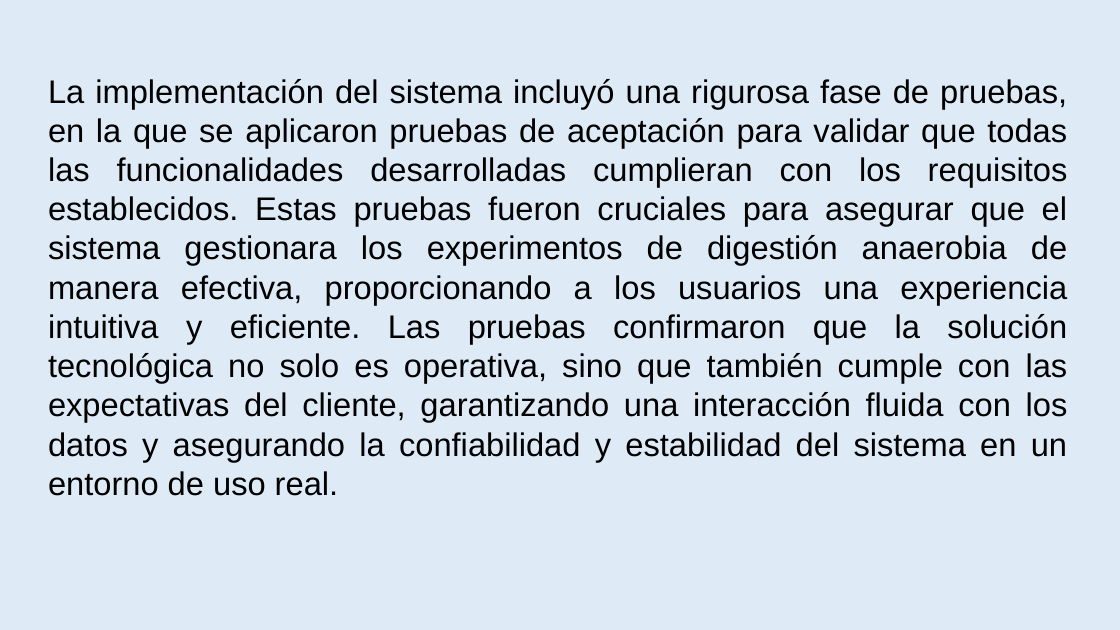
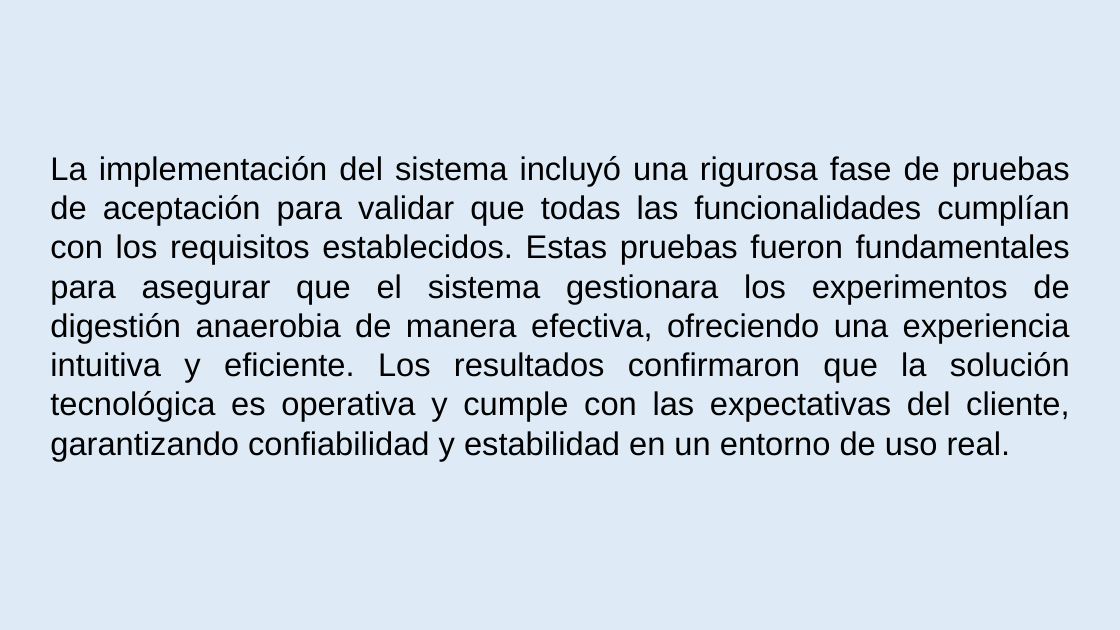
Before and after one commit to amypadron/prower_tesis, a slide deck: slide 45 of Digestión anaerobía.Original.pptx. Drawn at 1120x630 pixels with LibreOffice and Linux fonts; fonts in the diff are those of the drawing. Boxes give left, top, right and bottom in pixels: in the first picture for what was removed or moved away, otherwise in the second. Text is boxed around its words. In the diff, an @@ line names an element or a change of style, - is before the commit and + after.

```diff
--- a/Digestión anaerobía.Original.pptx
+++ b/Digestión anaerobía.Original.pptx
@@ text at (50, 156, 1070, 460): text changed @@
-La implementación del sistema incluyó una rigurosa fase de pruebas, en la que se aplicaron pruebas de aceptación para validar que todas las funcionalidades desarrolladas cumplieran con los requisitos establecidos. Estas pruebas fueron cruciales para asegurar que el sistema gestionara los experimentos de digestión anaerobia de manera efectiva, proporcionando a los usuarios una experiencia intuitiva y eficiente. Las pruebas confirmaron que la solución tecnológica no solo es operativa, sino que también cumple con las expectativas del cliente, garantizando una interacción fluida con los datos y asegurando la confiabilidad y estabilidad del sistema en un entorno de uso real.
+La implementación del sistema incluyó una rigurosa fase de pruebas de aceptación para validar que todas las funcionalidades cumplían con los requisitos establecidos. Estas pruebas fueron fundamentales para asegurar que el sistema gestionara los experimentos de digestión anaerobia de manera efectiva, ofreciendo una experiencia intuitiva y eficiente. Los resultados confirmaron que la solución tecnológica es operativa y cumple con las expectativas del cliente, garantizando confiabilidad y estabilidad en un entorno de uso real.
```
Also in this commit, not shown: 2 other slides changed.
